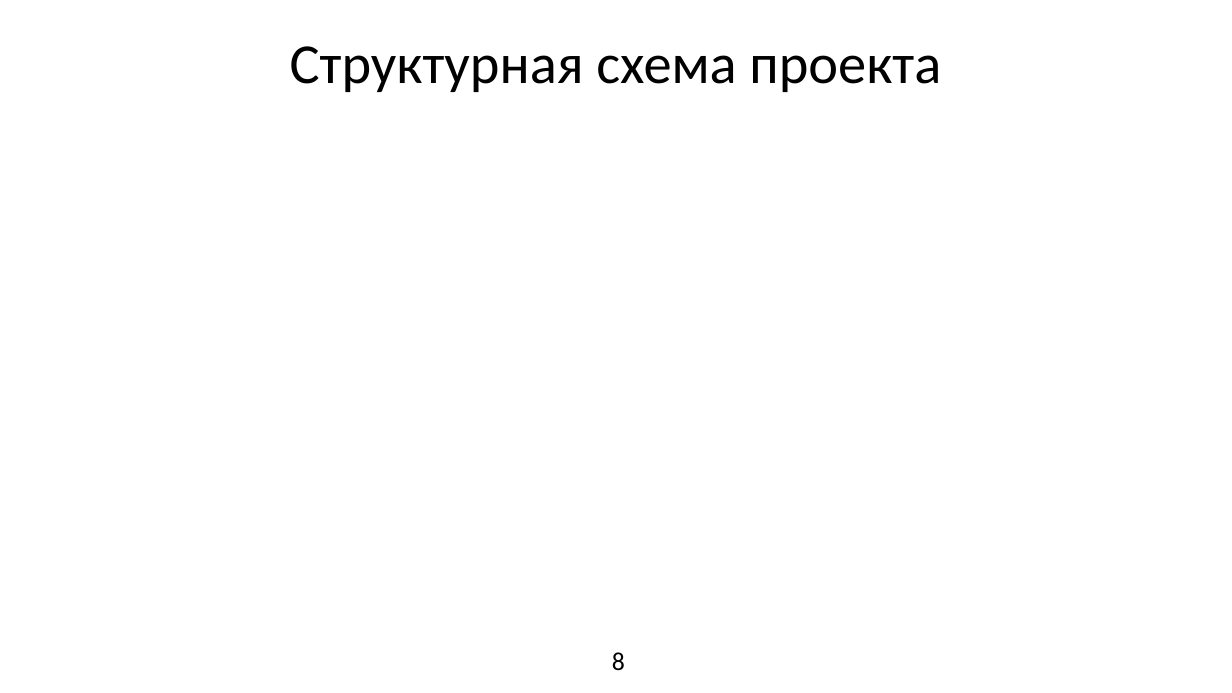
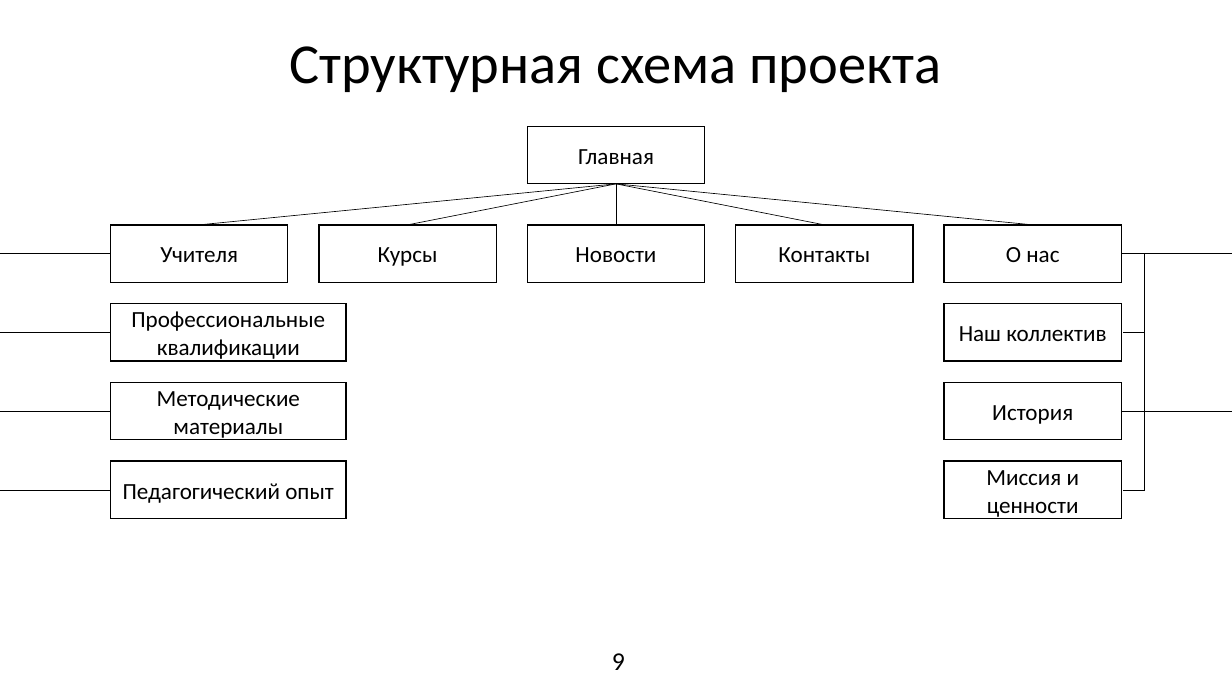
Before and after one commit to DiasEslyamov/github.io, a slide deck: slide 9 of Презентация для экзамена.pptx (slide 8 before the commit). Drawn at 1232x693 pixels with LibreOffice and Linux fonts; fonts in the diff are those of the drawing. Boxes give left, top, right and bottom in pixels: in the first picture for what was removed or moved away, otherwise in the second. Text is boxed around its words. In the diff, an @@ line names an element or a change of style, - is before the commit and + after.

```diff
--- a/Презентация для экзамена.pptx
+++ b/Презентация для экзамена.pptx
@@ group added at (88, 127, 1145, 518): 12 rectangles, 6 elbow lines, 5 lines @@
+Главная
+Учителя
+Курсы
+Новости
+Контакты
+О нас
+Профессиональные квалификации
+Методические материалы
+Педагогический опыт
+Наш коллектив
+Миссия и ценности
+История
@@ page number at (612, 653, 625, 670): text changed @@
-8
+9
```
Also in this commit, not shown: 3 other slides changed, 5 slides added, 1 slide removed.
